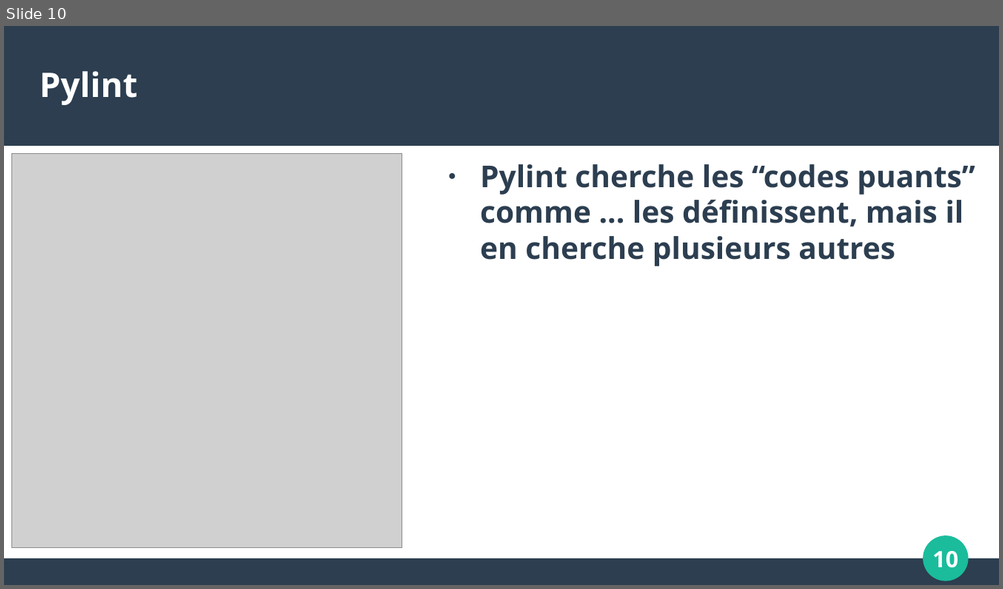
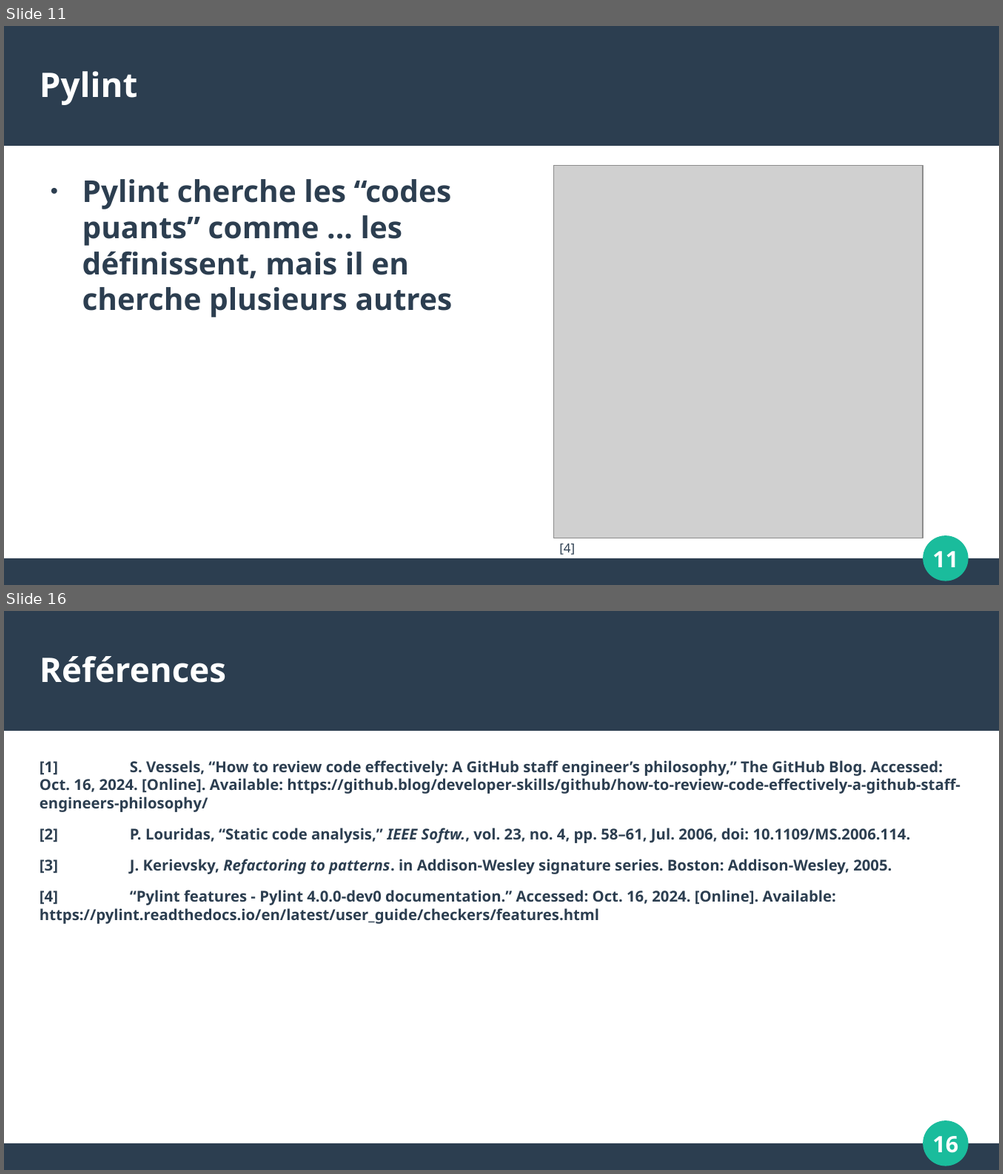
Before and after one commit to umontreal-diro/IFT3913, a slide deck: presentations/Semaine7/ClaudericDeRoy/presentation.odp. Shown one above the other, each under a label of ours: slide 10 before the commit, slides 11 and 16 after it; the slides between them are not shown. The pictures are 1003x589 and 1003x1174 pixels, drawn with LibreOffice and Linux fonts; fonts in the diff are those of the drawing; grey boxes stand for pictures. Boxes give left, top, right and bottom in pixels: in the first picture for what was removed or moved away, otherwise in the second. Text is boxed around its words. In the diff, an @@ line names an element or a change of style, - is before the commit and + after.

```diff
--- a/presentations/Semaine7/ClaudericDeRoy/presentation.odp
+++ b/presentations/Semaine7/ClaudericDeRoy/presentation.odp
@@ slide 16 added at (x1=4, y1=611, x2=999, y2=1170), background #FFFFFF; not listed: 4 template elements that a slide beside it also shows @@
@@ title added at (x1=40, y1=656, x2=226, y2=683), 27 pt, text #FFFFFF, bold @@
+Références
@@ text added at (x1=40, y1=760, x2=959, y2=924), 12 pt, text #2C3E50, bold @@
+[1] S. Vessels, “How to review code effectively: A GitHub staff engineer’s philosophy,” The GitHub Blog. Accessed: Oct. 16, 2024. [Online]. Available: https://github.blog/developer-skills/github/how-to-review-code-effectively-a-github-staff-engineers-philosophy/
+[2] P. Louridas, “Static code analysis,” IEEE Softw., vol. 23, no. 4, pp. 58–61, Jul. 2006, doi: 10.1109/MS.2006.114.
+[3] J. Kerievsky, Refactoring to patterns. in Addison-Wesley signature series. Boston: Addison-Wesley, 2005.
+[4] “Pylint features - Pylint 4.0.0-dev0 documentation.” Accessed: Oct. 16, 2024. [Online]. Available: https://pylint.readthedocs.io/en/latest/user_guide/checkers/features.html
@@ what was slide 10 is now slide 11 @@
@@ slide 11 changed as well @@
@@ text "Pylint cherche les “codes puants” ..." rewrapped from (x1=480, y1=164, x2=975, y2=266) to (x1=82, y1=179, x2=452, y2=318) @@
@@ picture resized from (x1=12, y1=154, x2=402, y2=548) to (x1=554, y1=166, x2=923, y2=539) @@
@@ text added at (x1=559, y1=544, x2=575, y2=555), 10 pt, text #2C3E50 @@
+[4]
@@ page number at (x1=932, y1=551, x2=958, y2=568): text changed @@
-10
+11
```
Also in this commit, not shown: 8 other slides changed, 6 other slides added, 2 slides removed, 8 other files.
